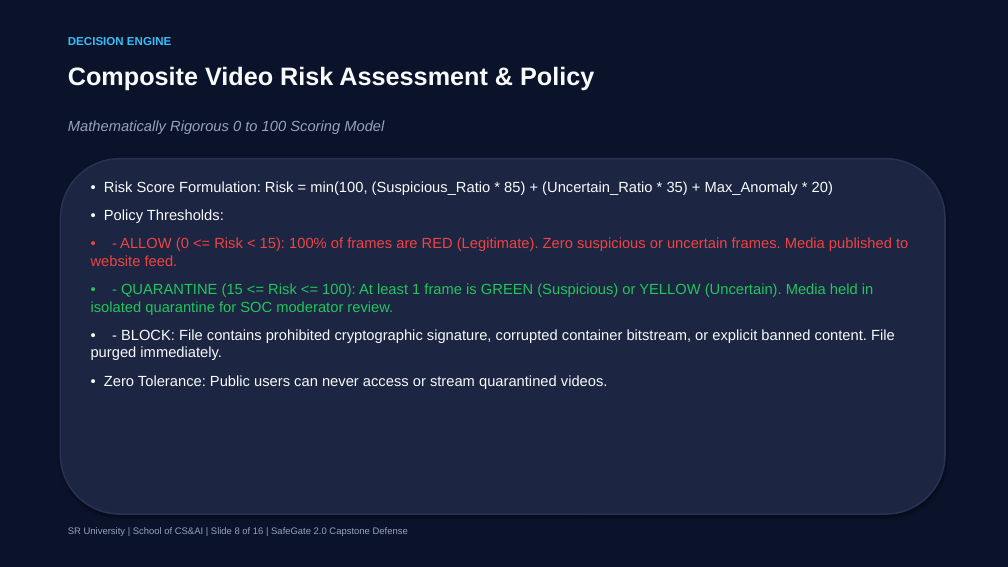
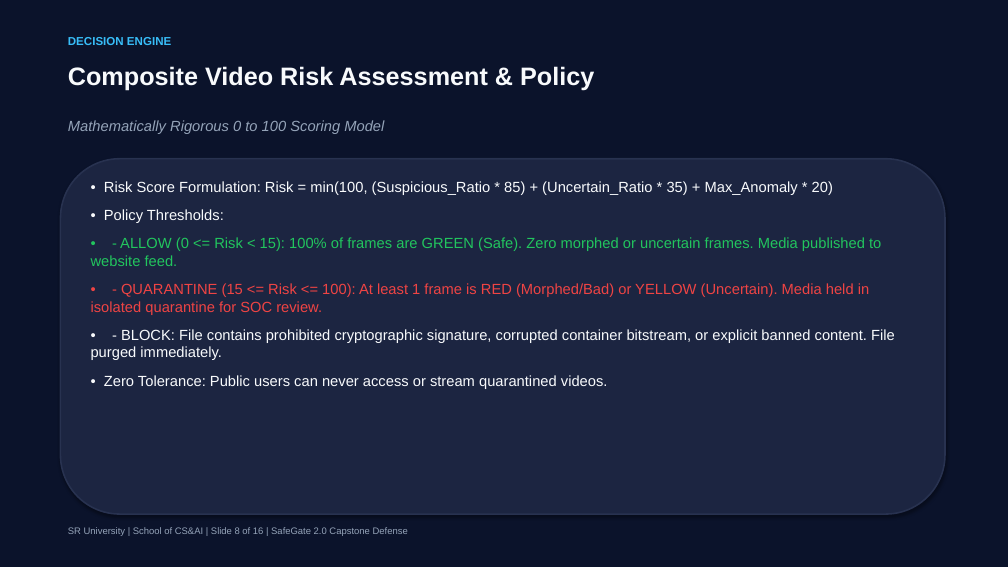
Before and after one commit to BongoniDevendarGoud/safegate, a slide deck: slide 8 of submission/2103A52001-Bongoni_Devendar_Goud_Presentation.pptx. Drawn at 1008x567 pixels with LibreOffice and Linux fonts; fonts in the diff are those of the drawing. Boxes give left, top, right and bottom in pixels: in the first picture for what was removed or moved away, otherwise in the second. Text is boxed around its words. In the diff, an @@ line names an element or a change of style, - is before the commit and + after.

Commit message:
feat: transform web interface to Instagram background firewall and update color convention (green=safe, red=morphed/bad content)

```diff
--- a/submission/2103A52001-Bongoni_Devendar_Goud_Presentation.pptx
+++ b/submission/2103A52001-Bongoni_Devendar_Goud_Presentation.pptx
@@ text at <box>91,237,881,315</box>: text changed; text colour #22C55E to #EF4444 @@
-• - ALLOW (0 <= Risk < 15): 100% of frames are RED (Legitimate). Zero suspicious or uncertain frames. Media published to website feed.
-• - QUARANTINE (15 <= Risk <= 100): At least 1 frame is GREEN (Suspicious) or YELLOW (Uncertain). Media held in isolated quarantine for SOC moderator review.
+• - ALLOW (0 <= Risk < 15): 100% of frames are GREEN (Safe). Zero morphed or uncertain frames. Media published to website feed.
+• - QUARANTINE (15 <= Risk <= 100): At least 1 frame is RED (Morphed/Bad) or YELLOW (Uncertain). Media held in isolated quarantine for SOC review.
```
Also in this commit, not shown: 3 other slides changed, 16 other files.
